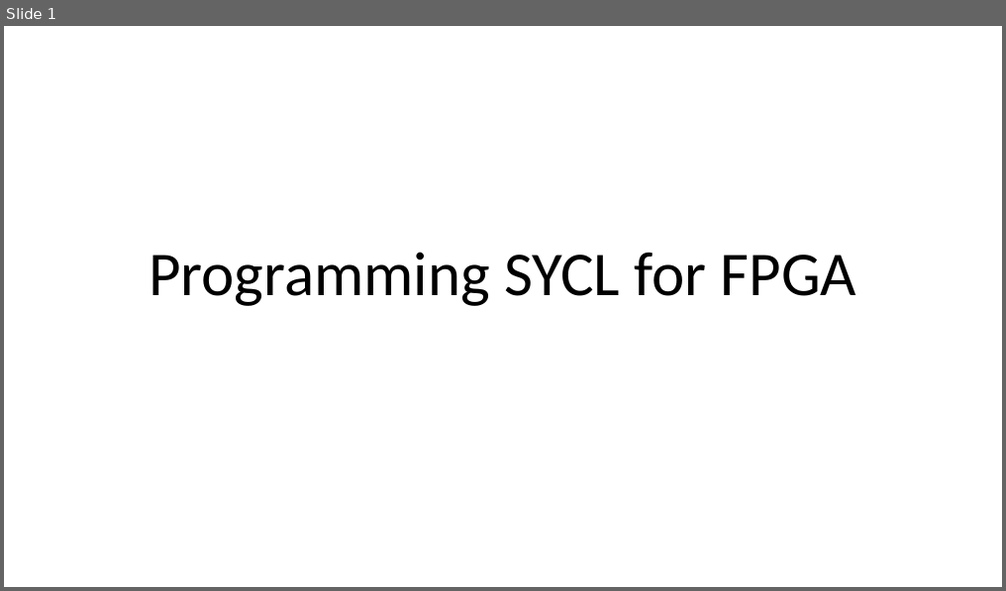
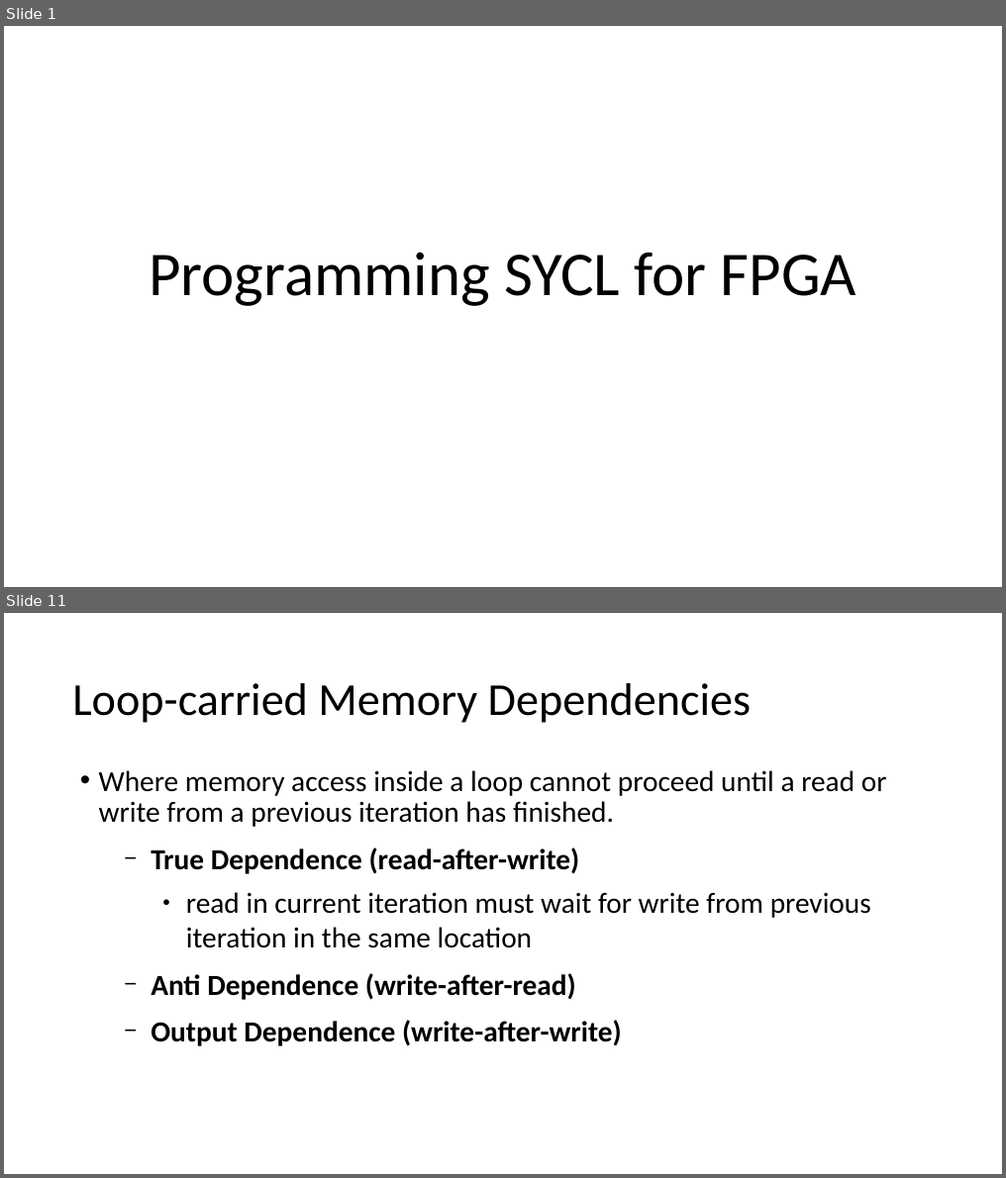
Before and after one commit to BenjaminMFindley/Reconfig-2-SYCL-DPCPP, a slide deck: Slides/SYCL_FPGA.pptx. Shown one above the other, each under a label of ours: slide 1 before the commit, slides 1 and 11 after it; the slides between them are not shown. The pictures are 1006x591 and 1006x1178 pixels, drawn with LibreOffice and Linux fonts; fonts in the diff are those of the drawing. Boxes give left, top, right and bottom in pixels: in the first picture for what was removed or moved away, otherwise in the second. Text is boxed around its words. In the diff, an @@ line names an element or a change of style, - is before the commit and + after.

```diff
--- a/Slides/SYCL_FPGA.pptx
+++ b/Slides/SYCL_FPGA.pptx
@@ slide 11 added at (x1=4, y1=613, x2=1002, y2=1174), background #FFFFFF @@
@@ text added at (x1=72, y1=683, x2=750, y2=723), 44 pt, text #000000 @@
+Loop-carried Memory Dependencies
@@ text added at (x1=99, y1=770, x2=887, y2=1047), 28 pt, text #000000 @@
+• Where memory access inside a loop cannot proceed until a read or write from a previous iteration has finished.
+  − True Dependence (read-after-write)
+    ● read in current iteration must wait for write from previous iteration in the same location
+  − Anti Dependence (write-after-read)
+  − Output Dependence (write-after-write)
```
Also in this commit, not shown: 2 slides changed, 8 other slides added.
